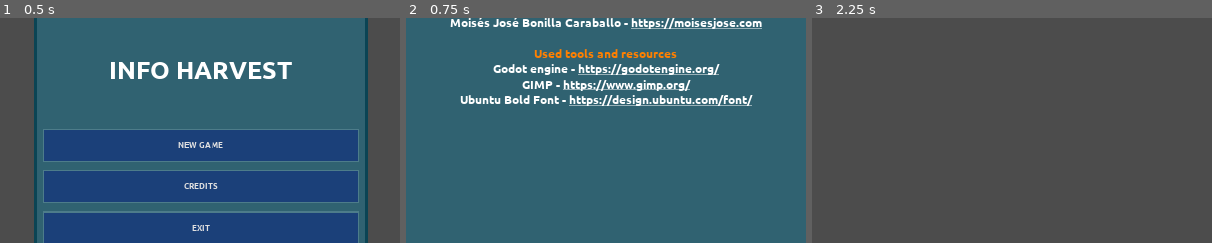
Above: before the commit, frames 1-3 (left to right).
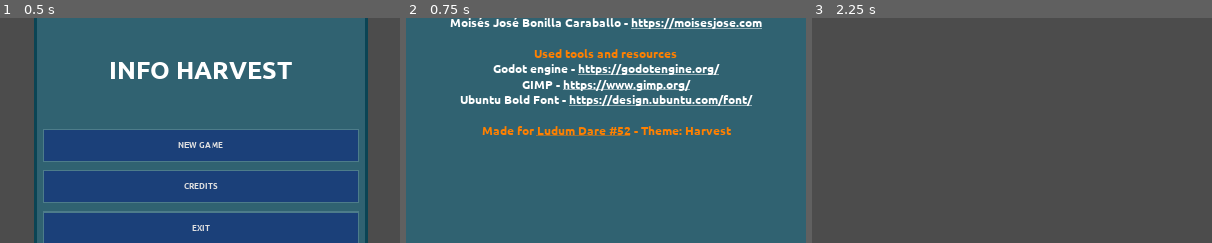
Above: after the commit, the same moments.

Repository: moisesjbc/info-harvest
Game: Godot game, scene res://menus/main_menu/main_menu.tscn
The game is run twice, just before and just after one commit, with the same random seed, the same clock (stepped at 60 frames per second) and the same inputs.
Inputs:
- Up to frame 1 (0.5 s): no input
- Up to frame 2 (0.75 s): click "CREDITS" at 0.5 s
- Up to frame 3 (2.25 s): click "MAIN MENU" at 1.25 s; click "NEW GAME" at 2 s
The pictures show only the part of the screen within x 25-75%, y 26-76%; the shares and areas given below are measured in that part.

Frame 1 is identical in both runs. In frame 2, 1.3% of the frame differs, in the area x 19-82%, y 48-53%; in frame 3, nothing differs.

Commit message:
Add Ludum dare mention to credits

Diff:
--- a/godot-project/menus/credits_menu/credits_menu.tscn
+++ b/godot-project/menus/credits_menu/credits_menu.tscn
@@ -72,6 +72,8 @@
 Godot engine - [url=https://godotengine.org/]https://godotengine.org/[/url]
 GIMP - [url=https://www.gimp.org/]https://www.gimp.org/[/url]
 Ubuntu Bold Font - [url=https://design.ubuntu.com/font/]https://design.ubuntu.com/font/[/url]
+
+[color=#ff8000]Made for [url=https://ldjam.com/events/ludum-dare/52]Ludum Dare #52[/url] - Theme: Harvest[/color]
 [/center]"
 text = "Idea and development
 Moisés José Bonilla Caraballo - https://moisesjose.com
@@ -80,6 +82,8 @@
 Godot engine - https://godotengine.org/
 GIMP - https://www.gimp.org/
 Ubuntu Bold Font - https://design.ubuntu.com/font/
+
+Made for Ludum Dare #52 - Theme: Harvest
 "
 
 [node name="main_menu_button" parent="center_container/panel/margin_container2/vbox_container" instance=ExtResource( 4 )]
